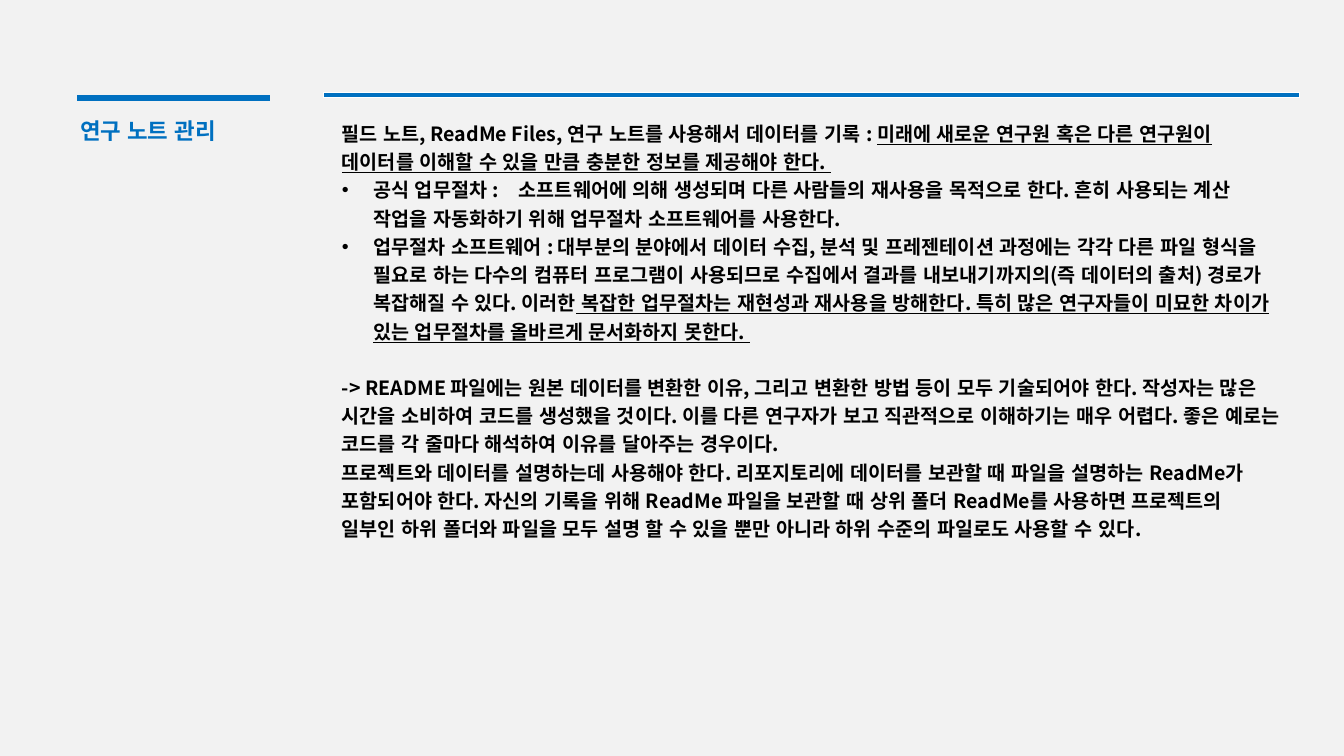
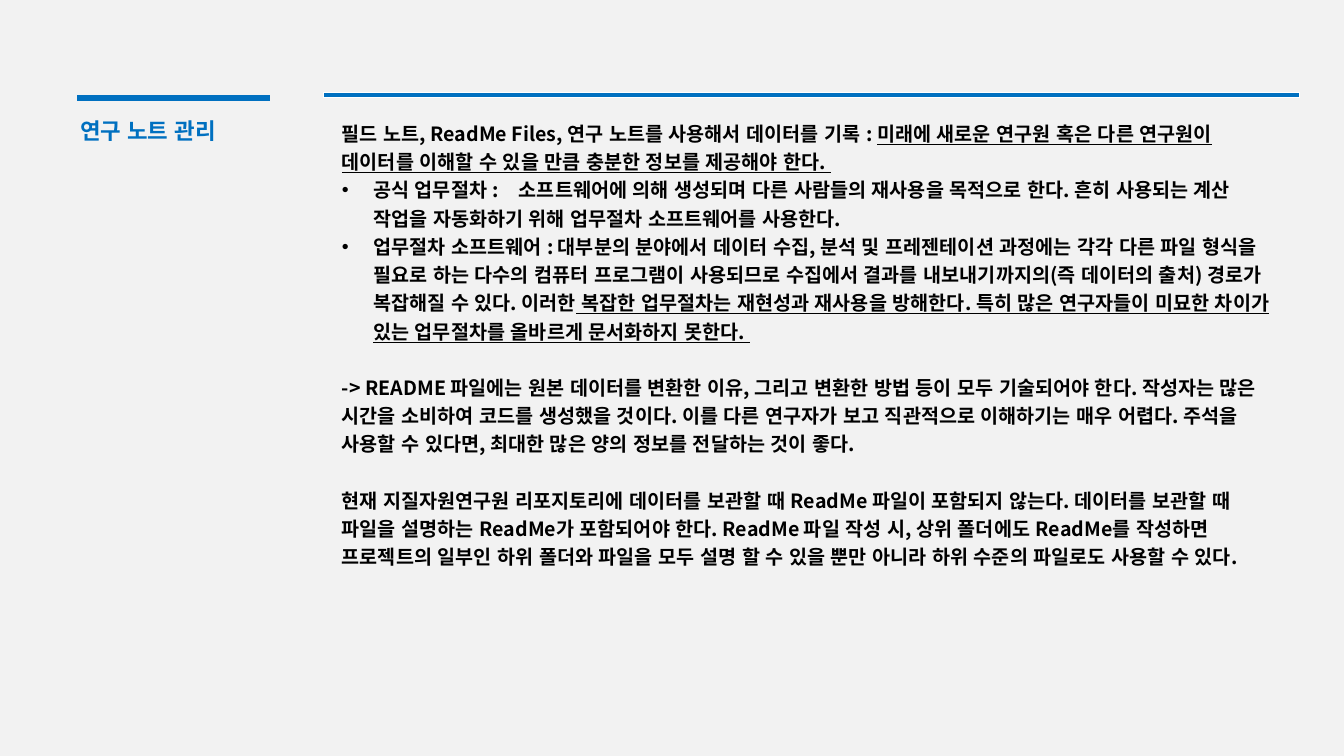
Before and after one commit to FL3Xxxx/kigm, a slide deck: slide 11 of DataMangementPlan.pptx (slide 9 before the commit). Drawn at 1344x756 pixels with LibreOffice and Linux fonts; fonts in the diff are those of the drawing. Boxes give left, top, right and bottom in pixels: in the first picture for what was removed or moved away, otherwise in the second. Text is boxed around its words. In the diff, an @@ line names an element or a change of style, - is before the commit and + after.

```diff
--- a/DataMangementPlan.pptx
+++ b/DataMangementPlan.pptx
@@ text at [342,378,1256,566]: text changed @@
--> README 파일에는 원본 데이터를 변환한 이유, 그리고 변환한 방법 등이 모두 기술되어야 한다. 작성자는 많은 시간을 소비하여 코드를 생성했을 것이다. 이를 다른 연구자가 보고 직관적으로 이해하기는 매우 어렵다. 좋은 예로는 코드를 각 줄마다 해석하여 이유를 달아주는 경우이다.
-프로젝트와 데이터를 설명하는데 사용해야 한다. 리포지토리에 데이터를 보관할 때 파일을 설명하는 ReadMe가 포함되어야 한다. 자신의 기록을 위해 ReadMe 파일을 보관할 때 상위 폴더 ReadMe를 사용하면 프로젝트의 일부인 하위 폴더와 파일을 모두 설명 할 수 있을 뿐만 아니라 하위 수준의 파일로도 사용할 수 있다.
+-> README 파일에는 원본 데이터를 변환한 이유, 그리고 변환한 방법 등이 모두 기술되어야 한다. 작성자는 많은 시간을 소비하여 코드를 생성했을 것이다. 이를 다른 연구자가 보고 직관적으로 이해하기는 매우 어렵다. 주석을 사용할 수 있다면, 최대한 많은 양의 정보를 전달하는 것이 좋다.
+현재 지질자원연구원 리포지토리에 데이터를 보관할 때 ReadMe 파일이 포함되지 않는다. 데이터를 보관할 때 파일을 설명하는 ReadMe가 포함되어야 한다. ReadMe 파일 작성 시, 상위 폴더에도 ReadMe를 작성하면 프로젝트의 일부인 하위 폴더와 파일을 모두 설명 할 수 있을 뿐만 아니라 하위 수준의 파일로도 사용할 수 있다.
```
Also in this commit, not shown: 9 other slides changed, 6 slides added, 1 slide removed, 1 other file.
